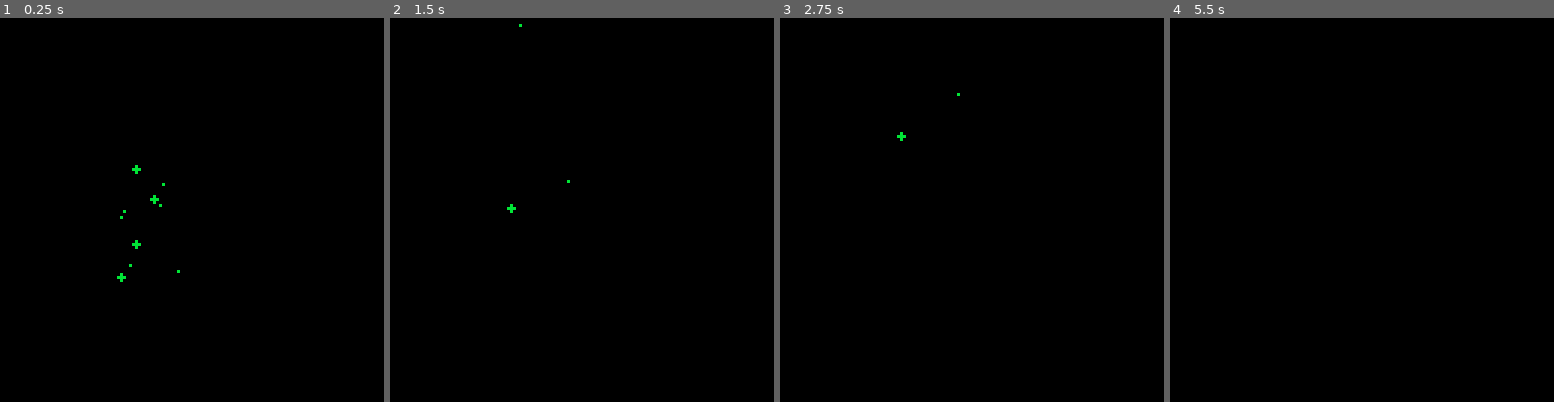
Above: before the commit, frames 1-4 (left to right).
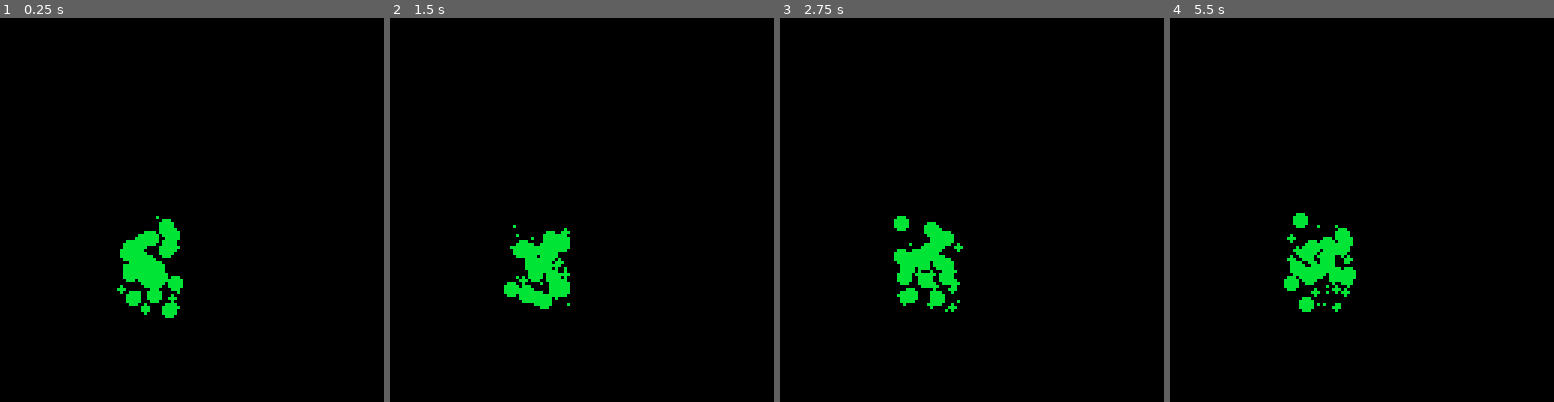
Above: after the commit, the same moments.

Repository: CRBroughton/pico-particles
Game: PICO-8 cartridge pico-particles.p8
Two runs of this game, one before a commit and one after it. Both use one fixed random seed, a clock stepped at 60 frames per second and the inputs below.
Inputs:
- Up to frame 1 (0.25 s): no input
- Up to frame 2 (1.5 s): no input
- Up to frame 3 (2.75 s): no input
- Up to frame 4 (5.5 s): no input

The runs differ from the first frame. In frame 1, 2.3% of the frame differs, in the area x 30-48%, y 38-79%; in frame 2, 2.1%; in frame 3, 2.2%; in frame 4, 2.2%.

Commit message:
feat: :sparkles: more bubbles, now persists

Diff:
--- a/main.lua
+++ b/main.lua
@@ -1,20 +1,28 @@
 function _init()
    particles = {}
 
+
+end
+
+function _update60()
     for i = 1, 10 do
         add(particles, {
             x = 40 + rnd(20),
             y = 80 + rnd(20),
             radius = rnd(3),
             colour = 11,
-            speed = rnd(2)
+            life = 5,
+            speed = 1 + rnd(2)
        })
     end
-end
 
-function _update60()
     for particle in all(particles) do
        particle.y -= particle.speed
+       particle.life -= 1
+
+        if particle.life < 0 then
+            del(particles, particle)
+        end
     end
 end
 
